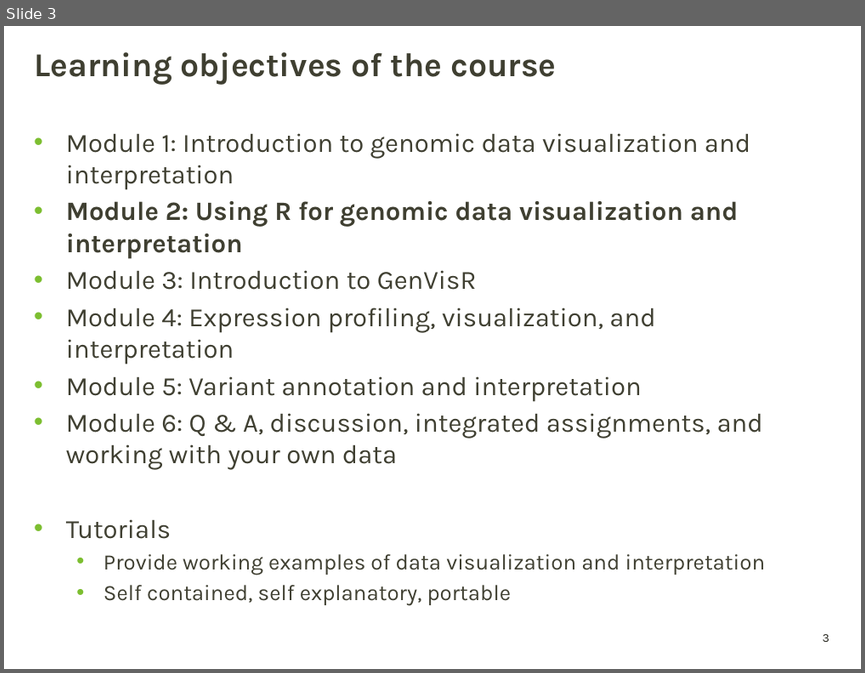
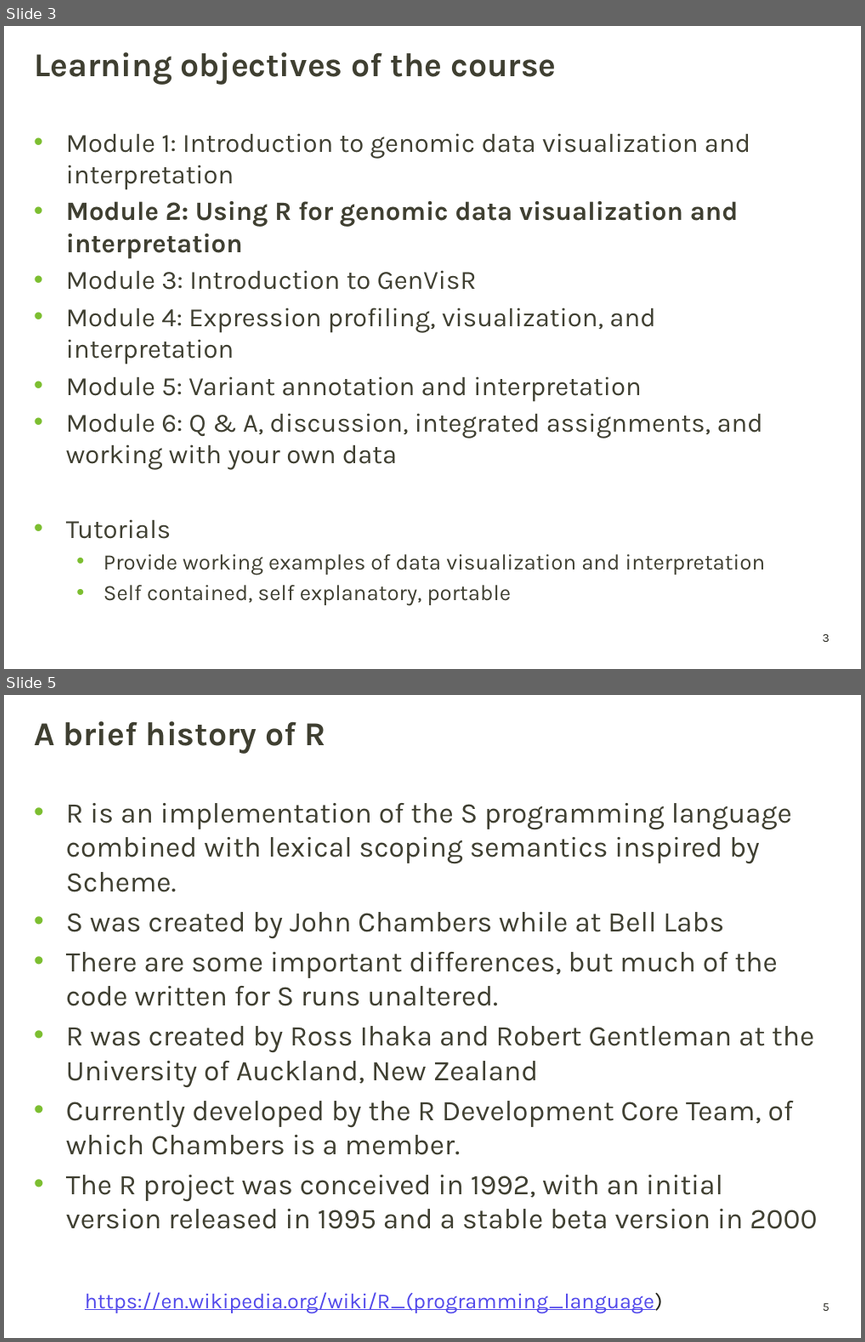
Before and after one commit to griffithlab/genviz.org, a slide deck: lectures/GenViz_Module2_Lecture.pptx. Shown one above the other, each under a label of ours: slide 3 before the commit, slides 3 and 5 after it; the slides between them are not shown. The pictures are 865x673 and 865x1342 pixels, drawn with LibreOffice and Linux fonts; fonts in the diff are those of the drawing; background and template pictures are left out. Boxes give left, top, right and bottom in pixels: in the first picture for what was removed or moved away, otherwise in the second. Text is boxed around its words. In the diff, an @@ line names an element or a change of style, - is before the commit and + after.

```diff
--- a/lectures/GenViz_Module2_Lecture.pptx
+++ b/lectures/GenViz_Module2_Lecture.pptx
@@ slide 5 added at (4,695,861,1338), background picture (left out); not listed: 1 template element that a slide beside it also shows @@
@@ title added at (34,721,326,754), 28 pt, text #3F3F32, bold @@
+A brief history of R
@@ text added at (66,803,817,1229), 24 pt, text #3F3F32 @@
+• R is an implementation of the S programming language combined with lexical scoping semantics inspired by Scheme.
+• S was created by John Chambers while at Bell Labs
+• There are some important differences, but much of the code written for S runs unaltered.
+• R was created by Ross Ihaka and Robert Gentleman at the University of Auckland, New Zealand
+• Currently developed by the R Development Core Team, of which Chambers is a member.
+• The R project was conceived in 1992, with an initial version released in 1995 and a stable beta version in 2000
@@ text added at (85,1292,663,1313), 18 pt, text #5148EB, underline @@
+https://en.wikipedia.org/wiki/R_(programming_language)
```
Also in this commit, not shown: 1 slide changed, 23 other slides added, 2 other files.
